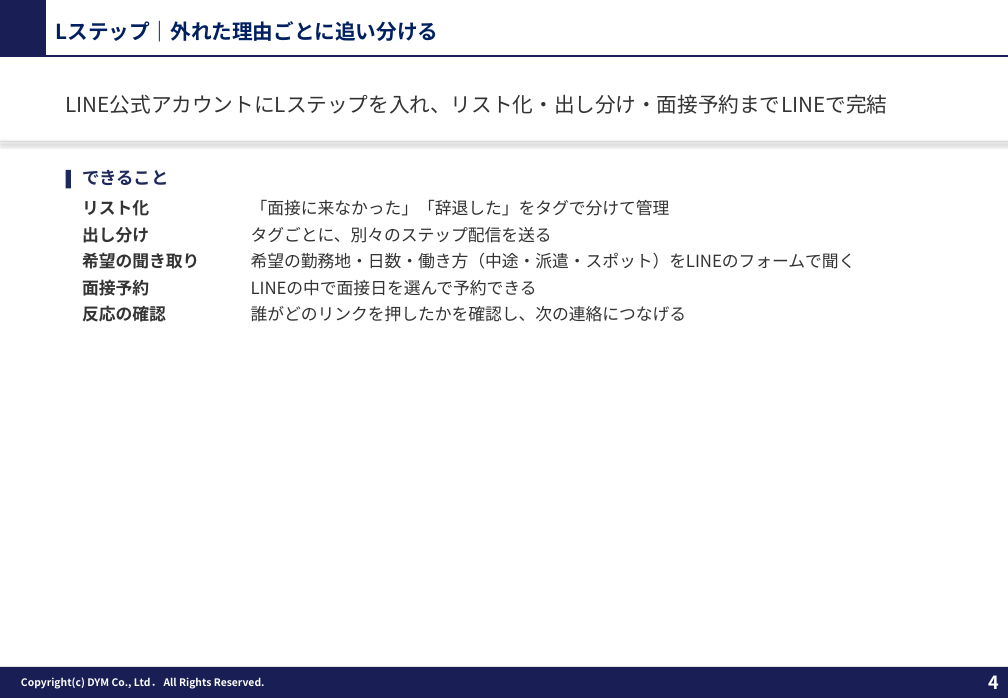
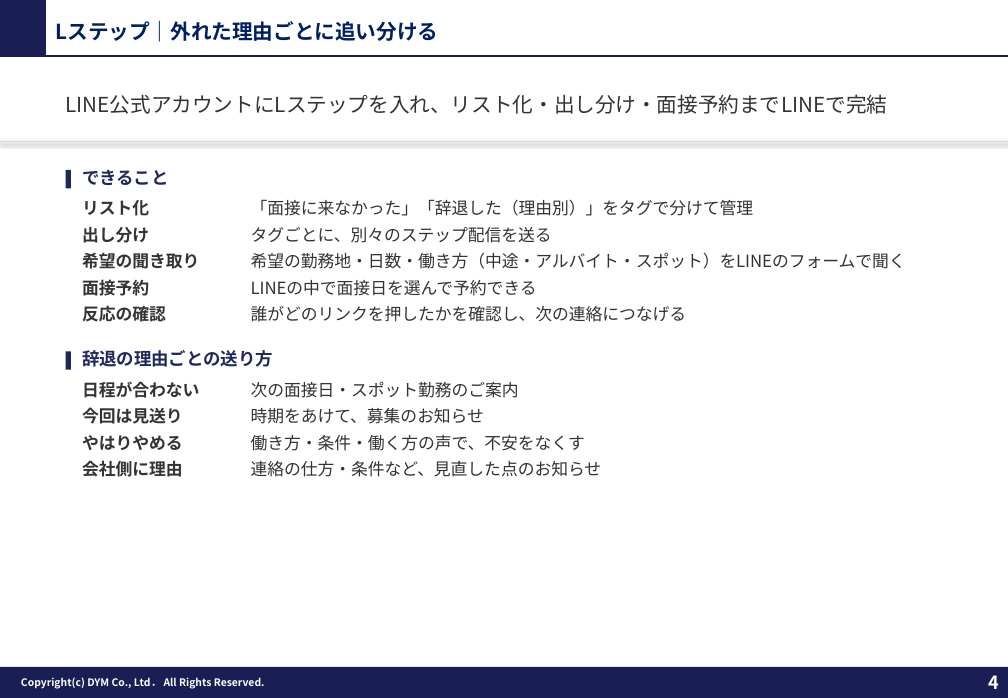
Before and after one commit to tonomura-r-dev/folder, a slide deck: slide 4 of 20261013_セキュリティー京葉御中_LINE採用追客のご提案.pptx. Drawn at 1008x698 pixels with LibreOffice and Linux fonts; fonts in the diff are those of the drawing; background and template pictures are left out. Boxes give left, top, right and bottom in pixels: in the first picture for what was removed or moved away, otherwise in the second. Text is boxed around its words. In the diff, an @@ line names an element or a change of style, - is before the commit and + after.

```diff
--- a/20261013_セキュリティー京葉御中_LINE採用追客のご提案.pptx
+++ b/20261013_セキュリティー京葉御中_LINE採用追客のご提案.pptx
@@ text at (251, 199, 754, 216): text changed @@
-「面接に来なかった」「辞退した」をタグで分けて管理
+「面接に来なかった」「辞退した（理由別）」をタグで分けて管理
@@ text at (251, 252, 906, 269): text changed @@
-希望の勤務地・日数・働き方（中途・派遣・スポット）をLINEのフォームで聞く
+希望の勤務地・日数・働き方（中途・アルバイト・スポット）をLINEのフォームで聞く
@@ rectangle added at (65, 352, 71, 370), fill #1F285A @@
@@ text added at (82, 350, 273, 367), 13.5 pt, text #1F285A, bold @@
+辞退の理由ごとの送り方
@@ text added at (82, 381, 199, 398), 13 pt, text #333333, bold @@
+日程が合わない
@@ text added at (251, 381, 519, 398), 13 pt, text #333333 @@
+次の面接日・スポット勤務のご案内
@@ text added at (82, 407, 183, 424), 13 pt, text #333333, bold @@
+今回は見送り
@@ text added at (251, 408, 484, 424), 13 pt, text #333333 @@
+時期をあけて、募集のお知らせ
@@ text added at (82, 435, 183, 450), 13 pt, text #333333, bold @@
+やはりやめる
@@ text added at (251, 435, 585, 451), 13 pt, text #333333 @@
+働き方・条件・働く方の声で、不安をなくす
@@ text added at (82, 460, 183, 477), 13 pt, text #333333, bold @@
+会社側に理由
@@ text added at (251, 461, 602, 477), 13 pt, text #333333 @@
+連絡の仕方・条件など、見直した点のお知らせ
```
Also in this commit, not shown: 2 other slides changed, 3 other files.
